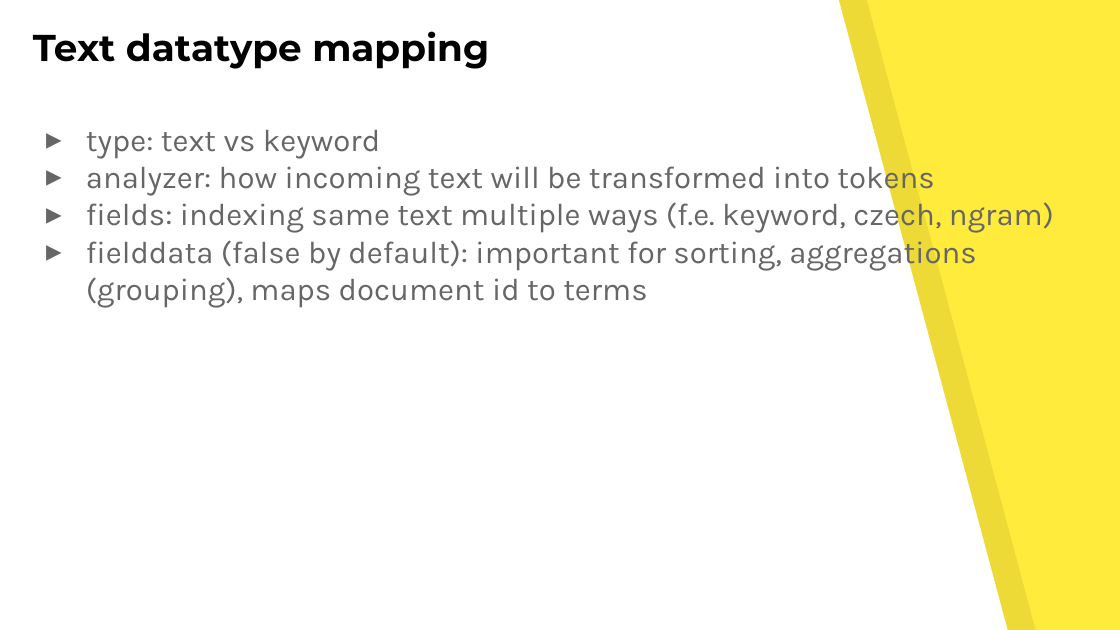
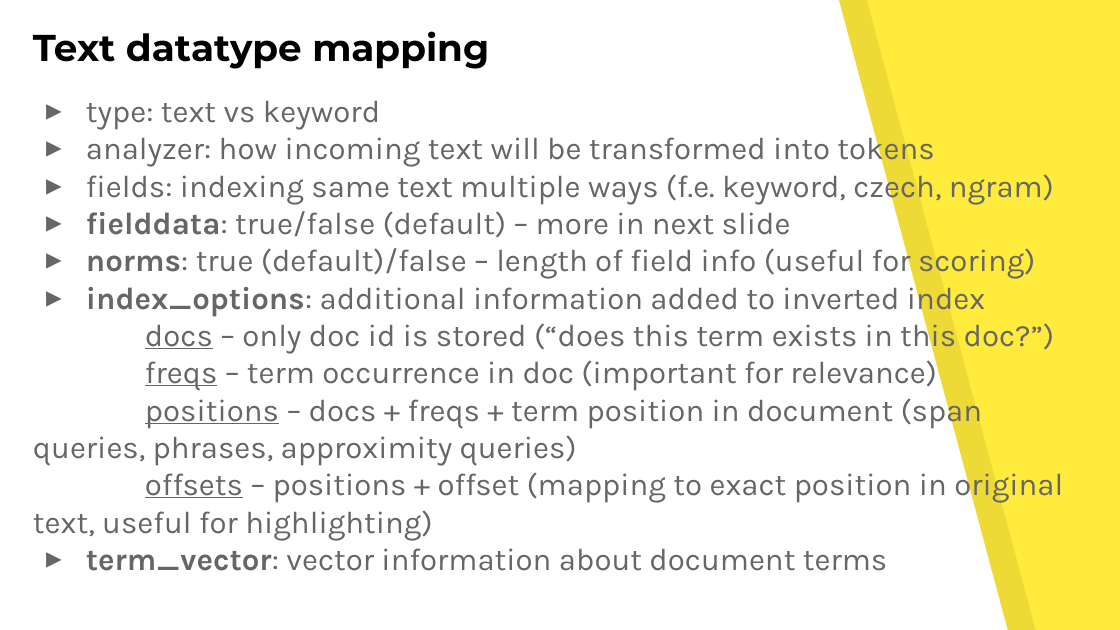
Before and after one commit to kucera-jan-cz/elasticsearch-course, a slide deck: slide 11 of 02 - search.pptx (slide 9 before the commit). Drawn at 1120x630 pixels with LibreOffice and Linux fonts; fonts in the diff are those of the drawing. Boxes give left, top, right and bottom in pixels: in the first picture for what was removed or moved away, otherwise in the second. Text is boxed around its words. In the diff, an @@ line names an element or a change of style, - is before the commit and + after.

```diff
--- a/02 - search.pptx
+++ b/02 - search.pptx
@@ text "type: text vs keyword": place and size @@
-text "type: text vs keyword" at bbox=[86, 130, 1054, 308]
+text "type: text vs keyword" at bbox=[33, 101, 1063, 571]
@@ text at bbox=[33, 211, 1063, 571]: text changed @@
-▸ fielddata (false by default): important for sorting, aggregations (grouping), maps document id to terms
+▸ fielddata: true/false (default) – more in next slide
+▸ norms: true (default)/false – length of field info (useful for scoring)
+▸ index_options: additional information added to inverted index
+docs – only doc id is stored (“does this term exists in this doc?”)
+freqs – term occurrence in doc (important for relevance)
+positions – docs + freqs + term position in document (span queries, phrases, approximity queries)
+offsets – positions + offset (mapping to exact position in original text, useful for highlighting)
+▸ term_vector: vector information about document terms
```
Also in this commit, not shown: 2 other slides changed, 5 slides added, 1 other file.
